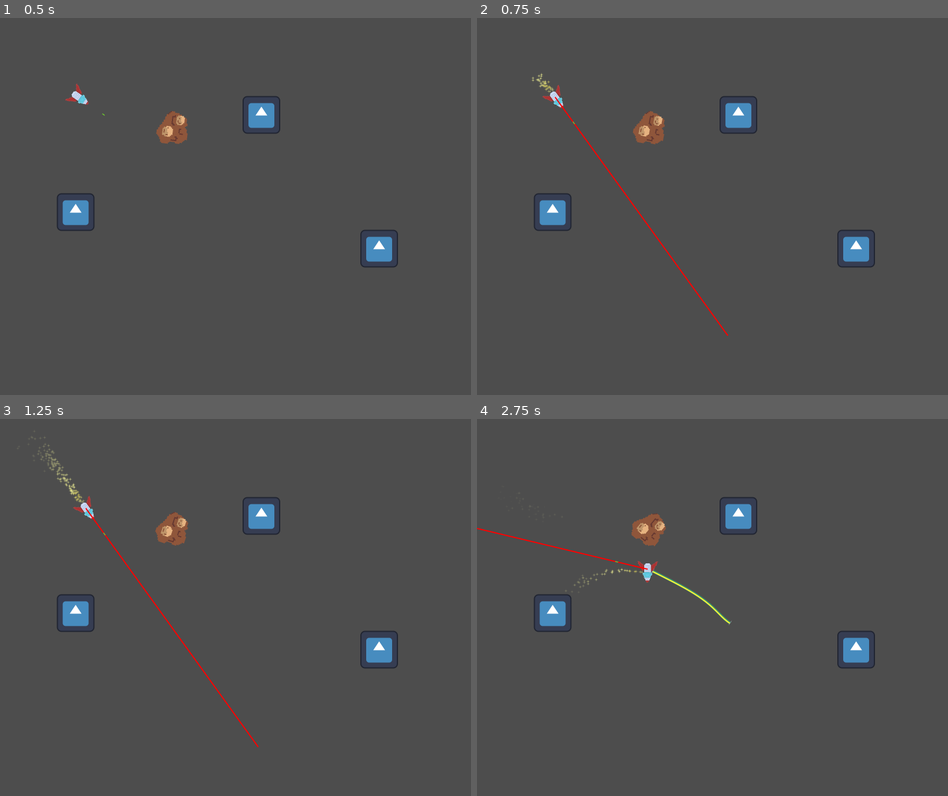
Above: before the commit, frames 1-4 (two rows, left to right).
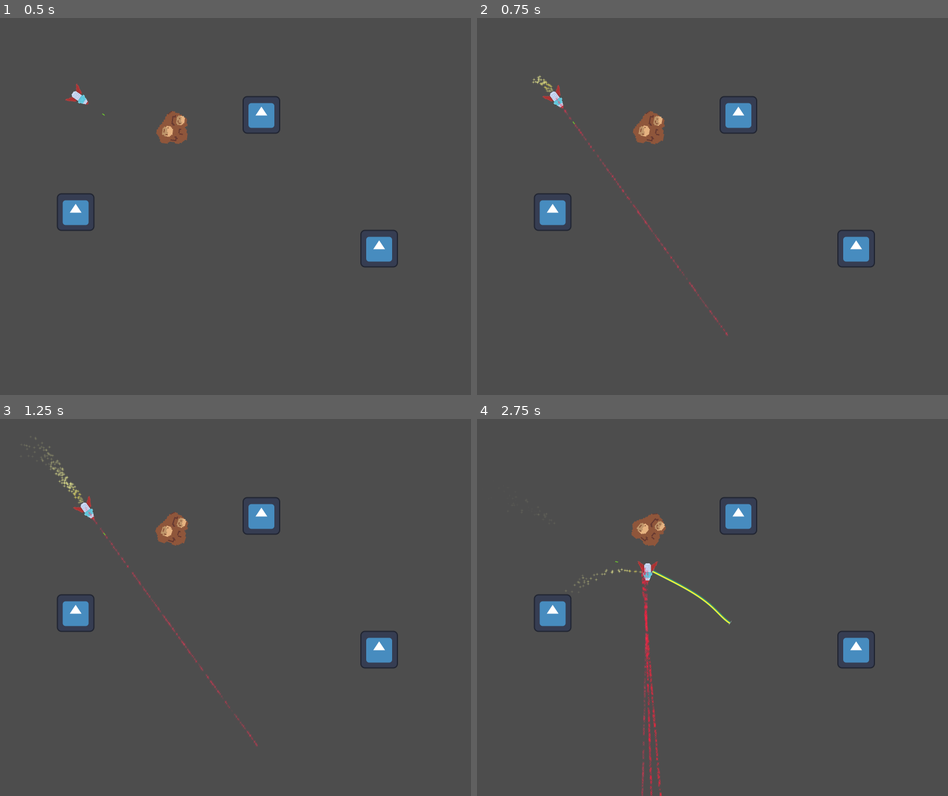
Above: after the commit, the same moments.

Repository: Bromeon/LudumDare54
Game: Godot game, scene res://Playground/ShipTetherPlayground.tscn
Same seed, same stepped clock (60 frames per second), same inputs: the game is played once before the commit and once after it. This scene is started directly instead of the project's main scene. The engine's default icon, where the game draws it, is replaced by a stand-in: a white triangle on a blue panel in a dark square.
Inputs (mouse positions are in pixels of both pictures, inside the frame that each line leads up to):
- Up to frame 1 (0.5 s): no input
- Up to frame 2 (0.75 s): tap Enter at 0.5 s; move the mouse to (688, 281) at 0.52 s; hold W (Up) from 0.53 s (still down); hold Right mouse button (ShootLaser) from 0.53 s (still down)
- Up to frame 3 (1.25 s): keep holding W (Up); keep holding Right mouse button (ShootLaser)
- Up to frame 4 (2.75 s): move the mouse to (853, 664) at 1.27 s; release Right mouse button (ShootLaser) at 1.28 s; tap Space (ShootTether) at 1.35 s; move the mouse to (571, 550) at 2.02 s; release W (Up) at 2.03 s; hold A (Left) from 2.03 s (still down); hold Right mouse button (ShootLaser) from 2.03 s (still down)

Frame 1 is identical in both runs. In frame 2, 0.4% of the frame differs, in the area x 11-54%, y 14-85%; in frame 3, 0.5%; in frame 4, 0.7%, in the area x 0-40%, y 25-100%.

Commit message:
Laser particles

Diff:
--- a/Scenes/PlayerShip/Laser.gd
+++ b/Scenes/PlayerShip/Laser.gd
@@ -2,6 +2,11 @@
 
 var start: Vector2
 var end: Vector2
+
+const DENSITY = 10
+
+@onready var particles := $GPUParticles2D
+@onready var particle_material: ParticleProcessMaterial = $GPUParticles2D.process_material
 
 func set_endpoints(start_: Vector2, end_: Vector2):
 	start = start_
@@ -10,9 +15,20 @@
 func _process(delta):
 	if self.visible:
 		queue_redraw()
+	else:
+		return
+
+	var beam_length = start.distance_to(end)
+	print("beam_len: ", beam_length, "   box:  ", particle_material.emission_box_extents)
+
+	particles.position.x = beam_length / 2
+	particles.amount = DENSITY * beam_length
+	particle_material.emission_box_extents.x = beam_length / 2
+
 
 # TODO: Use real drawing code, this is a placeholder
 func _draw():
+	return
 	var global_tr_inv = self.global_transform.inverse()
 	var start_ = global_tr_inv * start
 	var end_ = global_tr_inv * end
--- a/Scenes/PlayerShip/Laser.tscn
+++ b/Scenes/PlayerShip/Laser.tscn
@@ -1,6 +1,32 @@
-[gd_scene load_steps=2 format=3 uid="uid://b7w7gp4xklp85"]
+[gd_scene load_steps=6 format=3 uid="uid://c7d2qrc31gp5s"]
 
 [ext_resource type="Script" path="res://Scenes/PlayerShip/Laser.gd" id="1_su6c4"]
+[ext_resource type="Texture2D" uid="uid://eiaskvfbs5lx" path="res://Assets/Sprites/Particles/Laser.png" id="2_wtf1c"]
+
+[sub_resource type="Gradient" id="Gradient_rxlim"]
+offsets = PackedFloat32Array(0, 0.038961, 0.456401, 1)
+colors = PackedColorArray(0.999607, 0.292002, 0.419534, 0.0166976, 0.976471, 0.109852, 0.248918, 1, 0.632813, 0.528237, 0.241217, 0.717647, 1, 1, 1, 0)
+
+[sub_resource type="GradientTexture1D" id="GradientTexture1D_axka1"]
+gradient = SubResource("Gradient_rxlim")
+
+[sub_resource type="ParticleProcessMaterial" id="ParticleProcessMaterial_ia2is"]
+emission_shape = 3
+emission_box_extents = Vector3(100, 1, 1)
+particle_flag_disable_z = true
+spread = 180.0
+gravity = Vector3(0, 0, 0)
+initial_velocity_max = 33.67
+angular_velocity_min = -100.0
+angular_velocity_max = 100.0
+orbit_velocity_min = 0.0
+orbit_velocity_max = 0.0
+color_ramp = SubResource("GradientTexture1D_axka1")
 
 [node name="Laser" type="Node2D"]
 script = ExtResource("1_su6c4")
+
+[node name="GPUParticles2D" type="GPUParticles2D" parent="."]
+amount = 10
+process_material = SubResource("ParticleProcessMaterial_ia2is")
+texture = ExtResource("2_wtf1c")
Binary file added: Assets/Sprites/Particles/Laser.aseprite
Binary file added: Assets/Sprites/Particles/Laser.png
Not shown, added: Assets/Sprites/Particles/Laser.png.import
Not shown: 1 places in Scenes/PlayerShip/PlayerShip.tscn that only renumber resources
